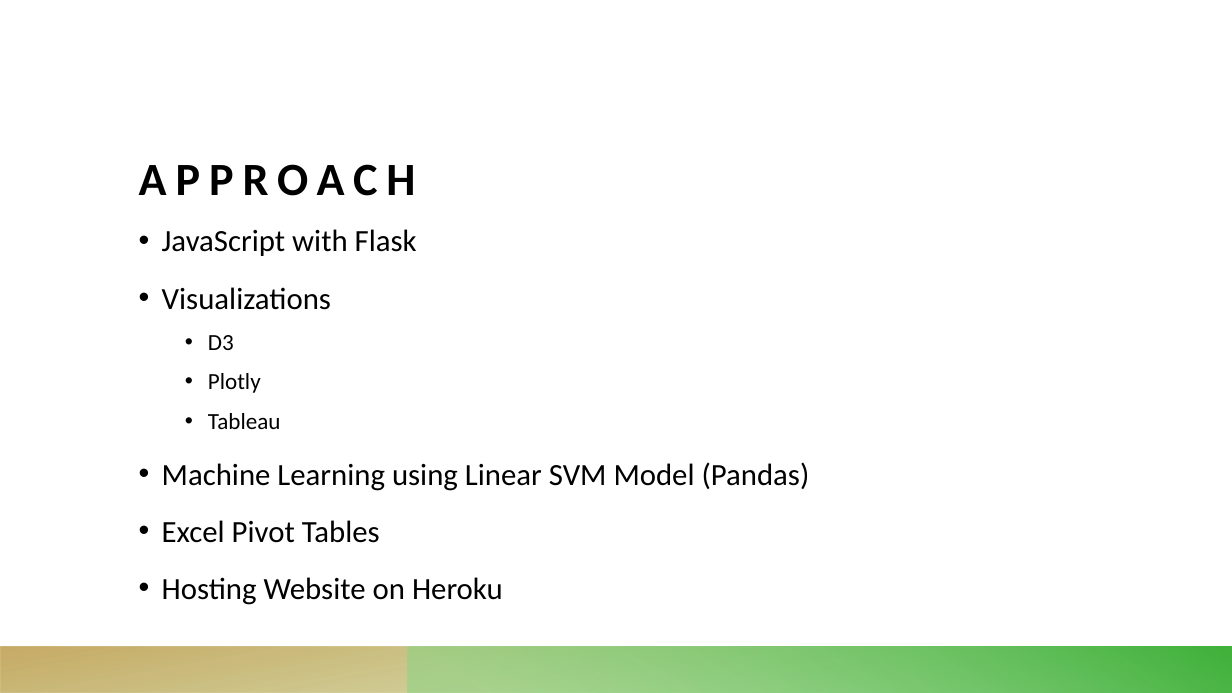
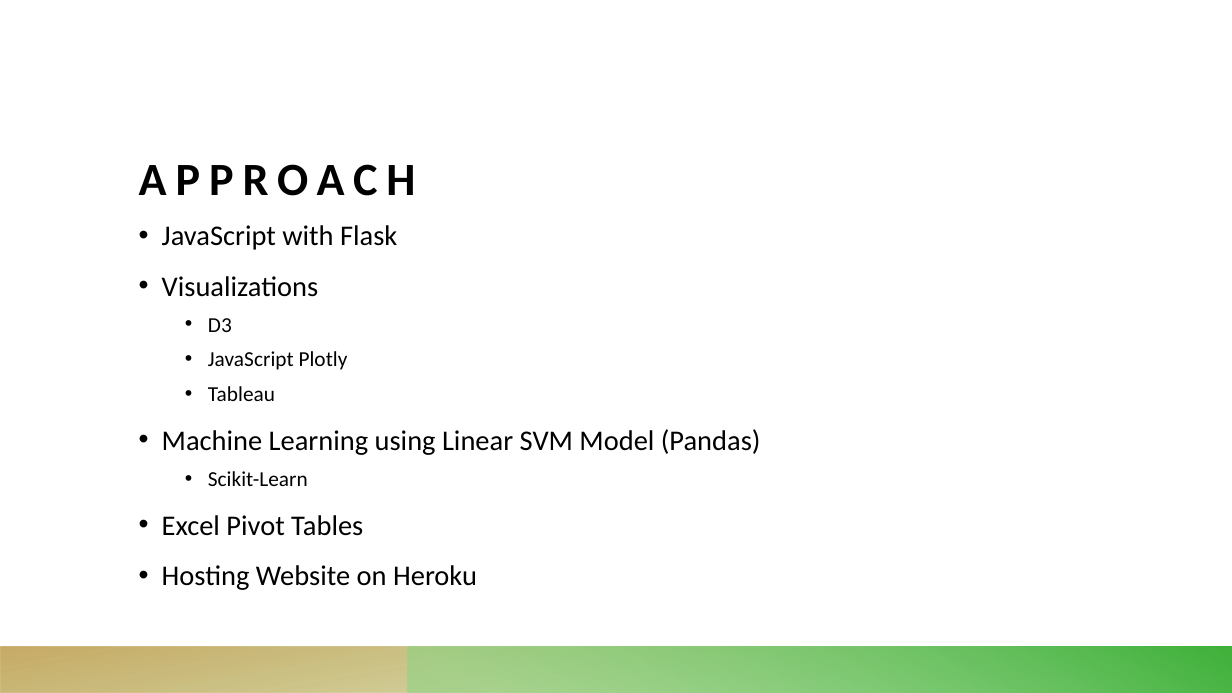
Before and after one commit to atpappa/FinalProject, a slide deck: slide 7 of Final Project Presentation.pptx (slide 6 before the commit). Drawn at 1232x693 pixels with LibreOffice and Linux fonts; fonts in the diff are those of the drawing. Boxes give left, top, right and bottom in pixels: in the first picture for what was removed or moved away, otherwise in the second. Text is boxed around its words. In the diff, an @@ line names an element or a change of style, - is before the commit and + after.

```diff
--- a/Final Project Presentation.pptx
+++ b/Final Project Presentation.pptx
@@ text at bbox=[162, 225, 761, 590]: size 24 to 22.2 pt in "JavaScript with Flask", "Visualizations", "Machine Learning using Linear SVM Model (Pandas)", "Excel Pivot Tables" and 1 more places; size 18 to 16.6 pt in "D3", "Tableau"; line spacing 1.2 to 1.1 @@
@@ text at bbox=[208, 351, 348, 370]: text changed; size 18 to 16.6 pt @@
-  • Plotly
+  • JavaScript Plotly
@@ text at bbox=[208, 471, 308, 486]: paragraph added @@
+  • Scikit-Learn
```
Also in this commit, not shown: 1 other slide changed, 3 slides added.
